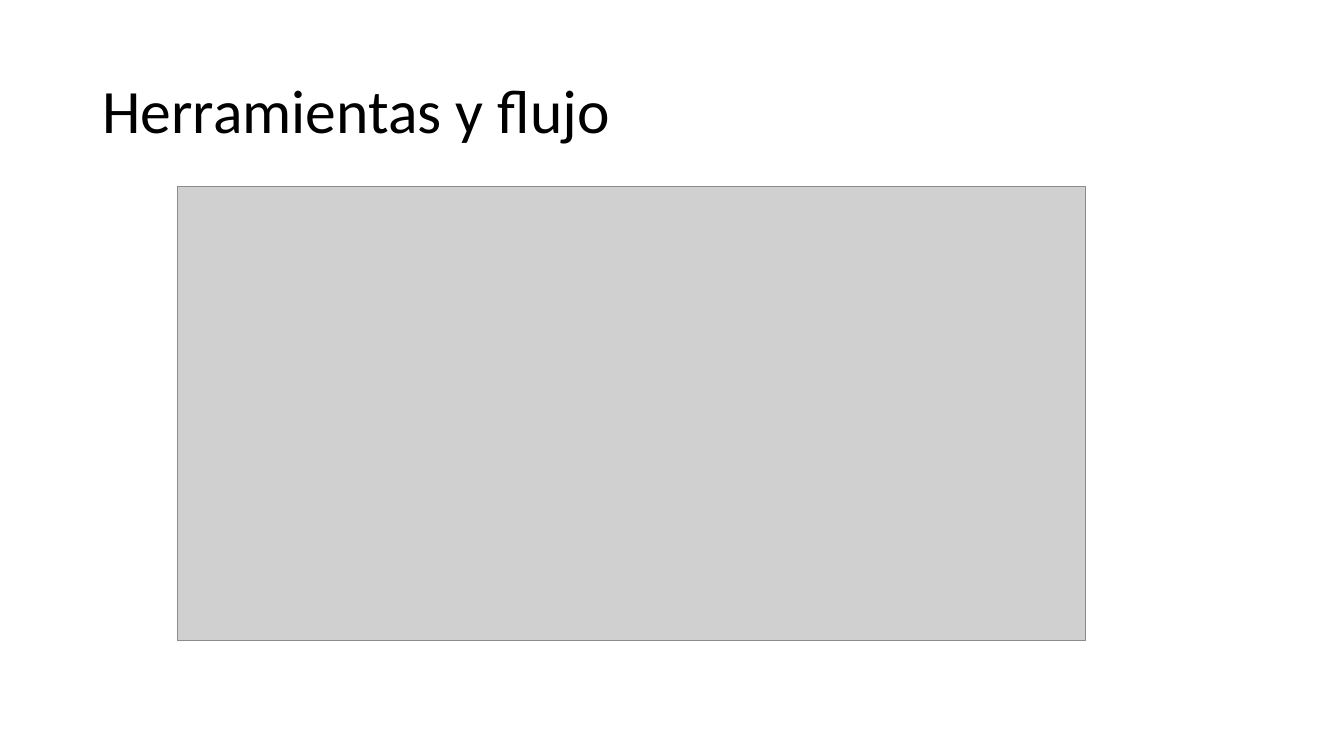
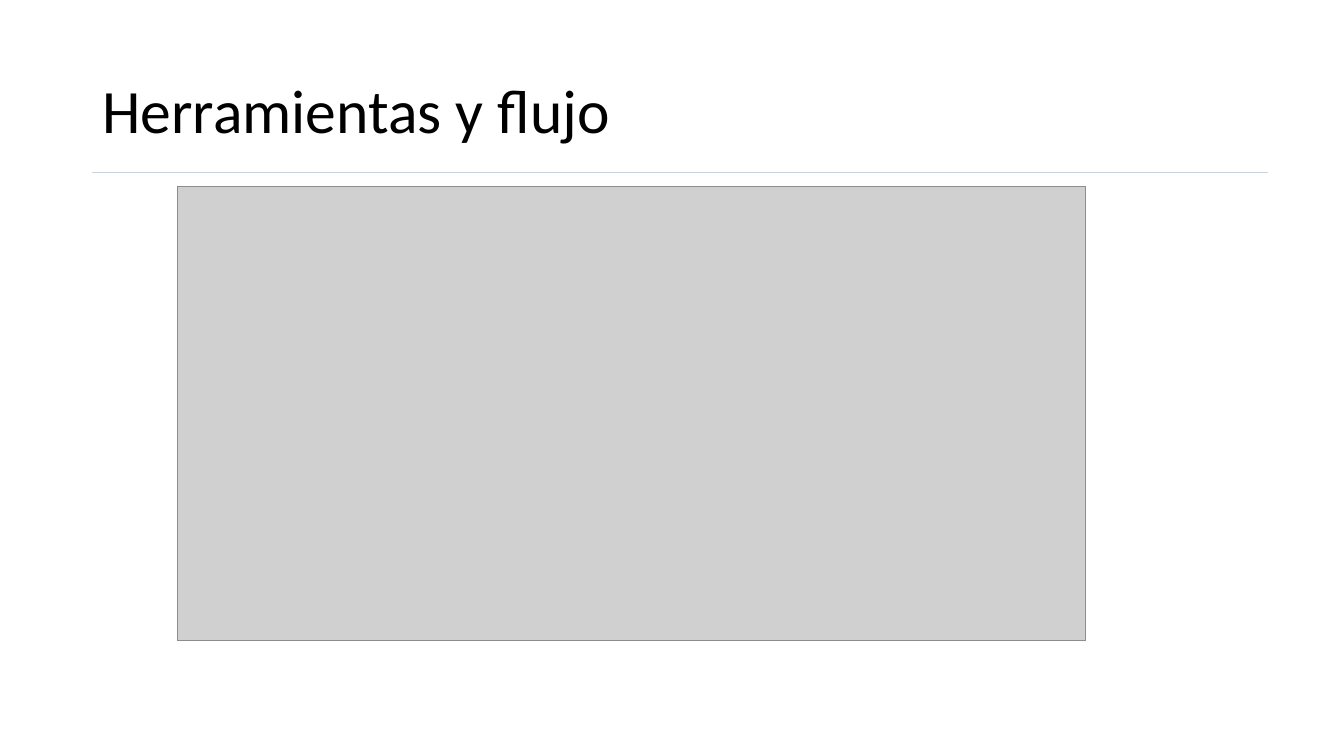
Before and after one commit to dptomarketingjme/TFM, a slide deck: slide 4 of presentacionTFM.pptx. Drawn at 1344x756 pixels with LibreOffice and Linux fonts; fonts in the diff are those of the drawing; grey boxes stand for pictures. Boxes give left, top, right and bottom in pixels: in the first picture for what was removed or moved away, otherwise in the second. Text is boxed around its words. In the diff, an @@ line names an element or a change of style, - is before the commit and + after.

```diff
--- a/presentacionTFM.pptx
+++ b/presentacionTFM.pptx
@@ line added from (93, 172) to (1268, 172), #BDD7EE 0.5 pt @@
```
Also in this commit, not shown: 12 other slides changed.
